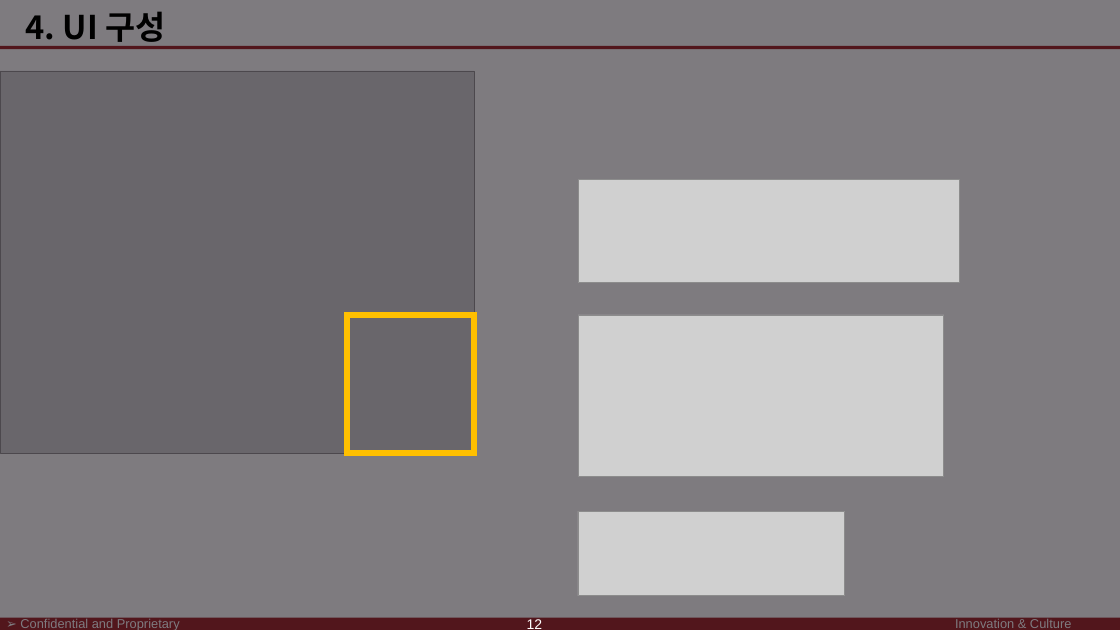
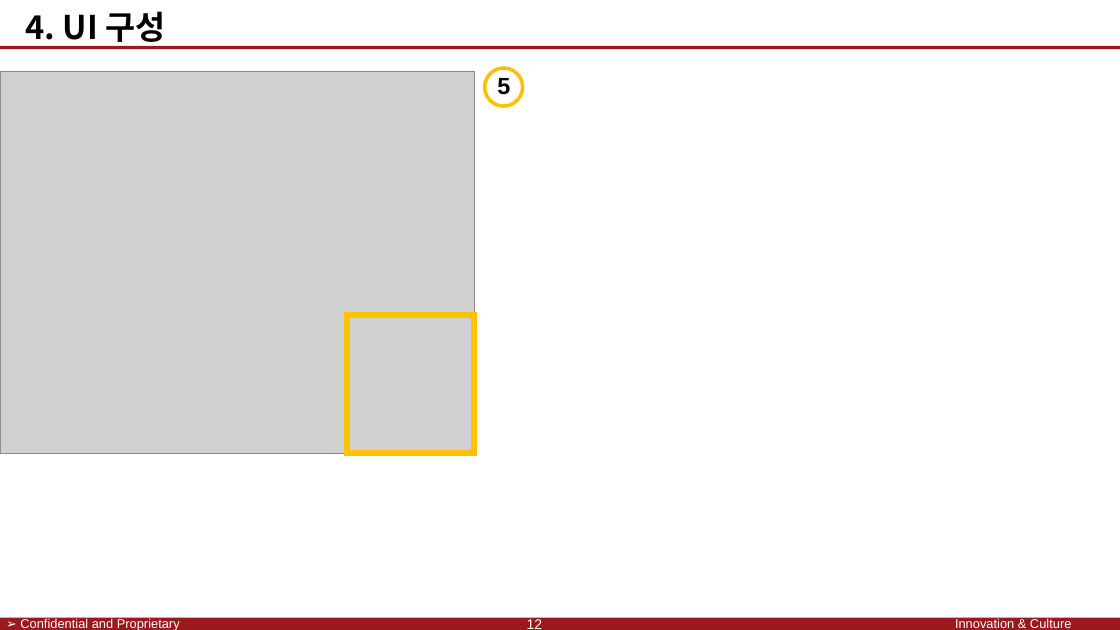
Before and after one commit to SaintSeong/JusungProject, a slide deck: slide 24 of A조 발표/A조 발표 최종.pptx (slide 20 before the commit). Drawn at 1120x630 pixels with LibreOffice and Linux fonts; fonts in the diff are those of the drawing; grey boxes stand for pictures; background and template pictures are left out. Boxes give left, top, right and bottom in pixels: in the first picture for what was removed or moved away, otherwise in the second. Text is boxed around its words. In the diff, an @@ line names an element or a change of style, - is before the commit and + after.

```diff
--- a/A조 발표/A조 발표 최종.pptx
+++ b/A조 발표/A조 발표 최종.pptx
@@ rectangle removed at bbox=[0, 0, 1120, 630] @@
@@ ellipse added at bbox=[485, 68, 523, 106], outline #FFC000 3 pt @@
@@ text added at bbox=[497, 78, 510, 95], 20 pt, text #000000, bold @@
+5
@@ picture removed at bbox=[578, 180, 960, 283] @@
@@ picture removed at bbox=[578, 315, 944, 476] @@
@@ picture removed at bbox=[578, 511, 845, 596] @@
```
Also in this commit, not shown: 8 other slides changed, 5 slides added.
